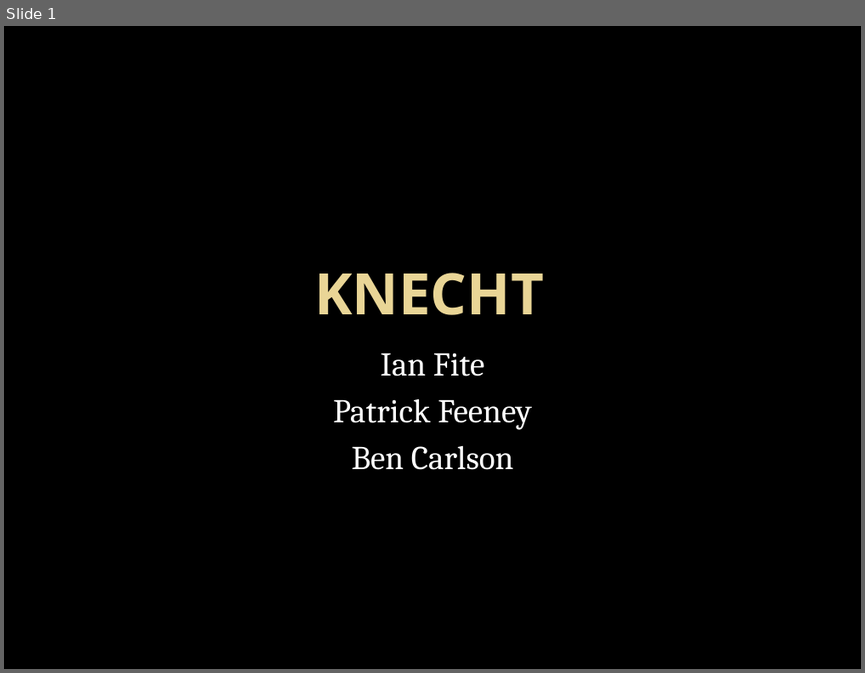
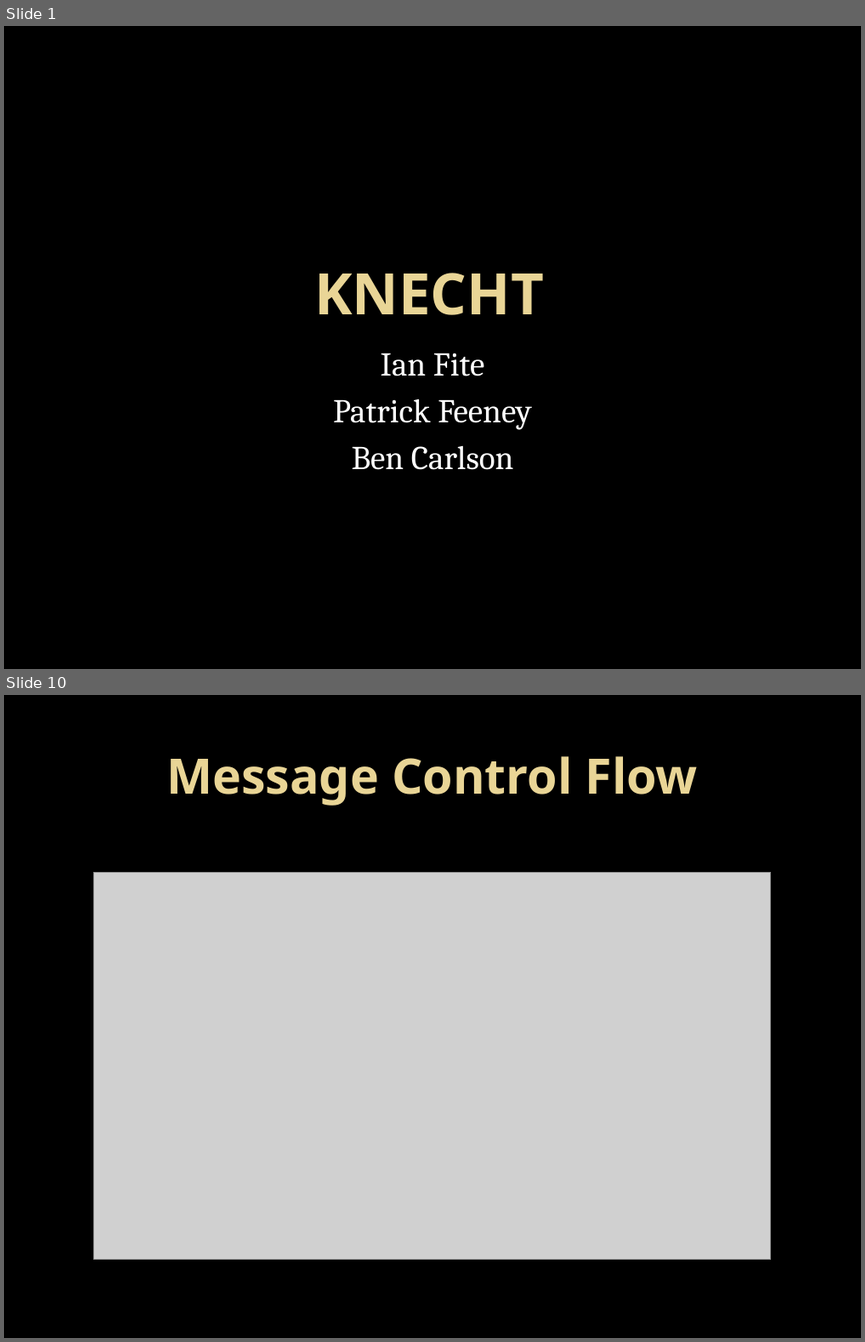
Before and after one commit to ProfBMoriarty/Knecht, a slide deck: Knecht.pptx. Shown one above the other, each under a label of ours: slide 1 before the commit, slides 1 and 10 after it; the slides between them are not shown. The pictures are 865x673 and 865x1342 pixels, drawn with LibreOffice and Linux fonts; fonts in the diff are those of the drawing; grey boxes stand for pictures; background and template pictures are left out. Boxes give left, top, right and bottom in pixels: in the first picture for what was removed or moved away, otherwise in the second. Text is boxed around its words. In the diff, an @@ line names an element or a change of style, - is before the commit and + after.

```diff
--- a/Knecht.pptx
+++ b/Knecht.pptx
@@ slide 10 added at (4, 695, 861, 1338), background picture (left out) @@
@@ title added at (166, 756, 698, 805), 41 pt, text gradient #EAD696 to #E7D081, bold @@
+Message Control Flow
@@ picture added at (94, 872, 771, 1259) @@
```
Also in this commit, not shown: 10 slides changed, 1 other slide added, 8 slides removed.
